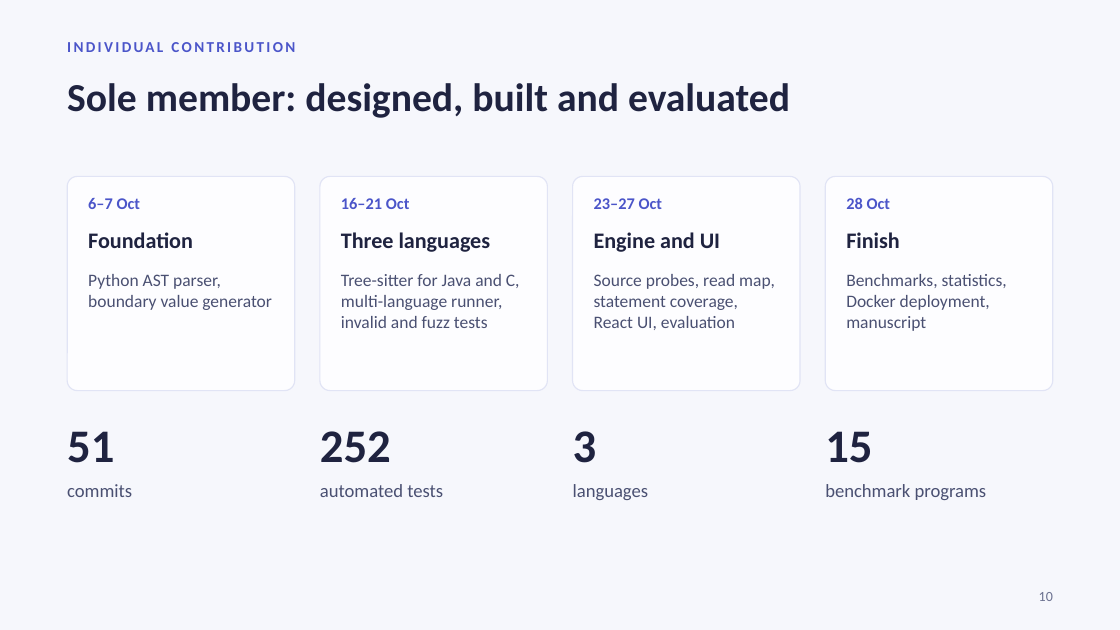
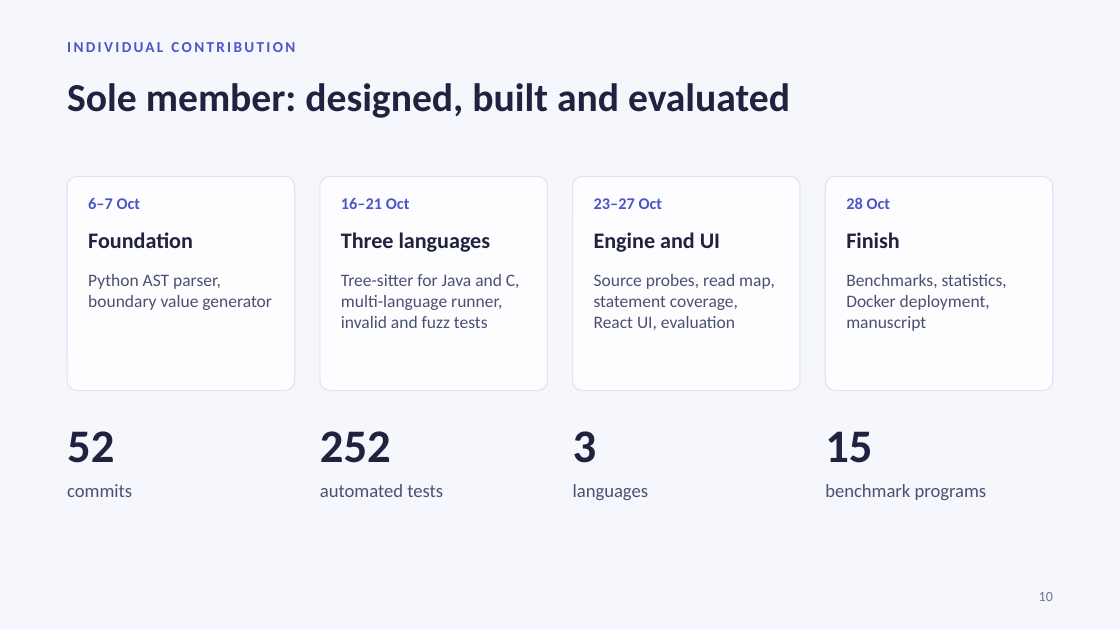
Before and after one commit to SnehaGEE/ast-test-generator, a slide deck: slide 10 of docs/review3/BranchLab_Review3_Presentation.pptx. Drawn at 1120x630 pixels with LibreOffice and Linux fonts; fonts in the diff are those of the drawing. Boxes give left, top, right and bottom in pixels: in the first picture for what was removed or moved away, otherwise in the second. Text is boxed around its words. In the diff, an @@ line names an element or a change of style, - is before the commit and + after.

```diff
--- a/docs/review3/BranchLab_Review3_Presentation.pptx
+++ b/docs/review3/BranchLab_Review3_Presentation.pptx
@@ text at (x1=67, y1=431, x2=114, y2=463): text changed @@
-51
+52
```
Also in this commit, not shown: 4 other files.
